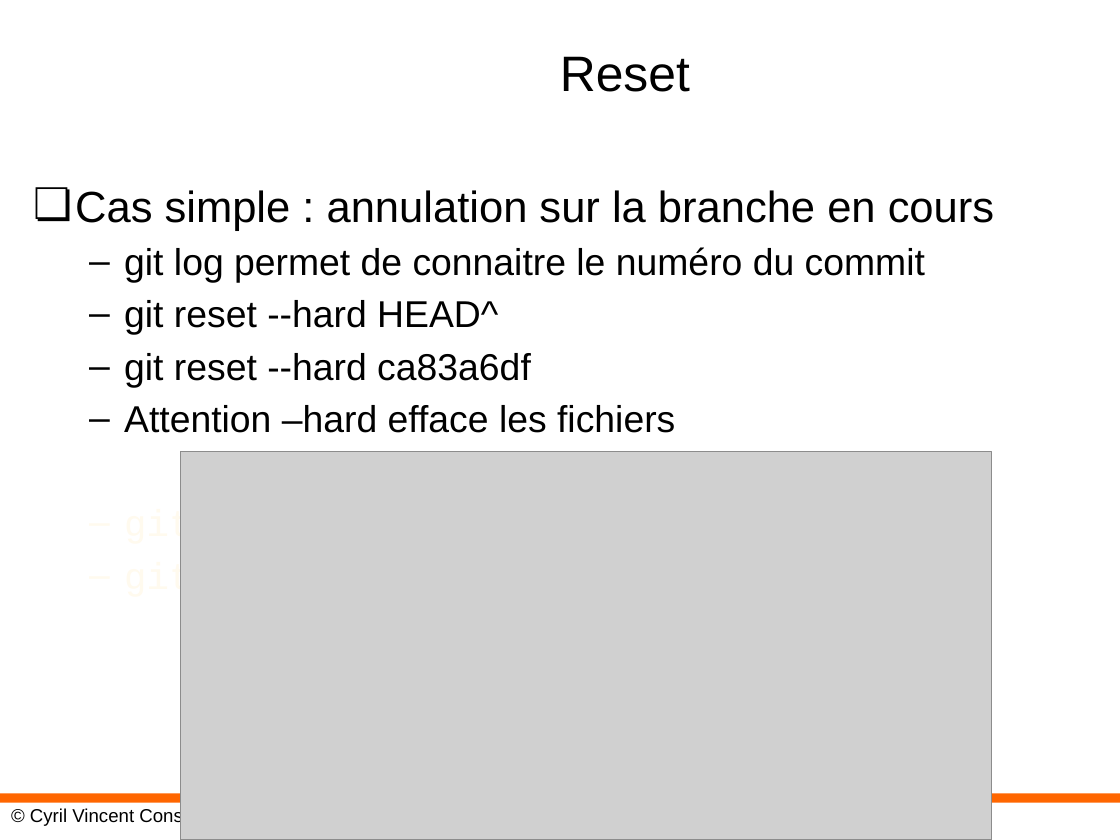
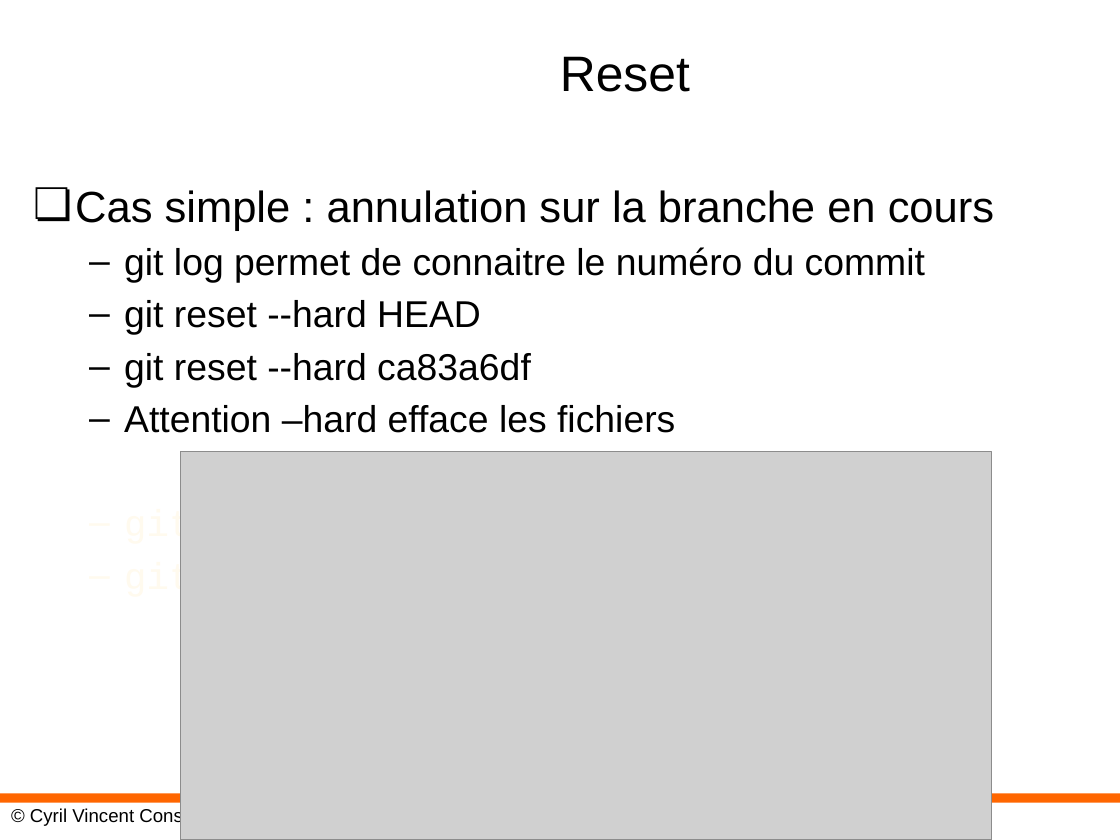
Before and after one commit to cyrilvincent/git, a slide deck: slide 8 of ppt/GIT05-Conflicts.pptx (slide 9 before the commit). Drawn at 1120x840 pixels with LibreOffice and Linux fonts; fonts in the diff are those of the drawing; grey boxes stand for pictures; background and template pictures are left out. Boxes give left, top, right and bottom in pixels: in the first picture for what was removed or moved away, otherwise in the second. Text is boxed around its words. In the diff, an @@ line names an element or a change of style, - is before the commit and + after.

```diff
--- a/ppt/GIT05-Conflicts.pptx
+++ b/ppt/GIT05-Conflicts.pptx
@@ text at (124, 300, 481, 335): text changed @@
-  – git reset --hard HEAD^
+  – git reset --hard HEAD
```
Also in this commit, not shown: 2 other slides changed, 8 slides added, 1 other file.
